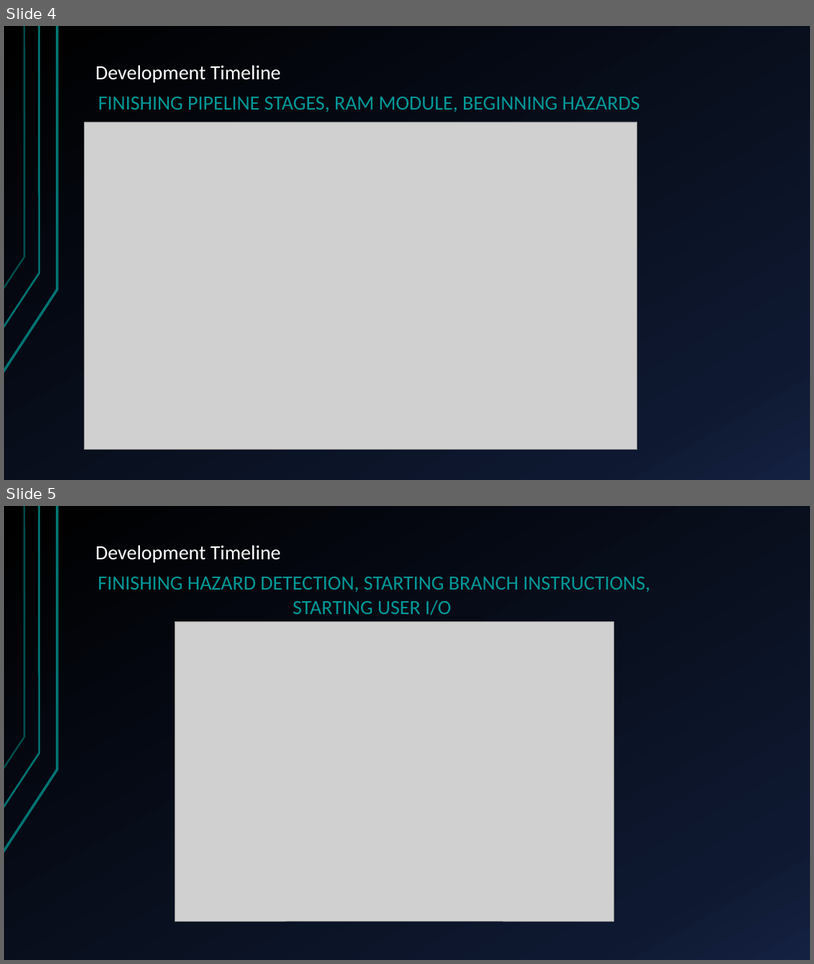
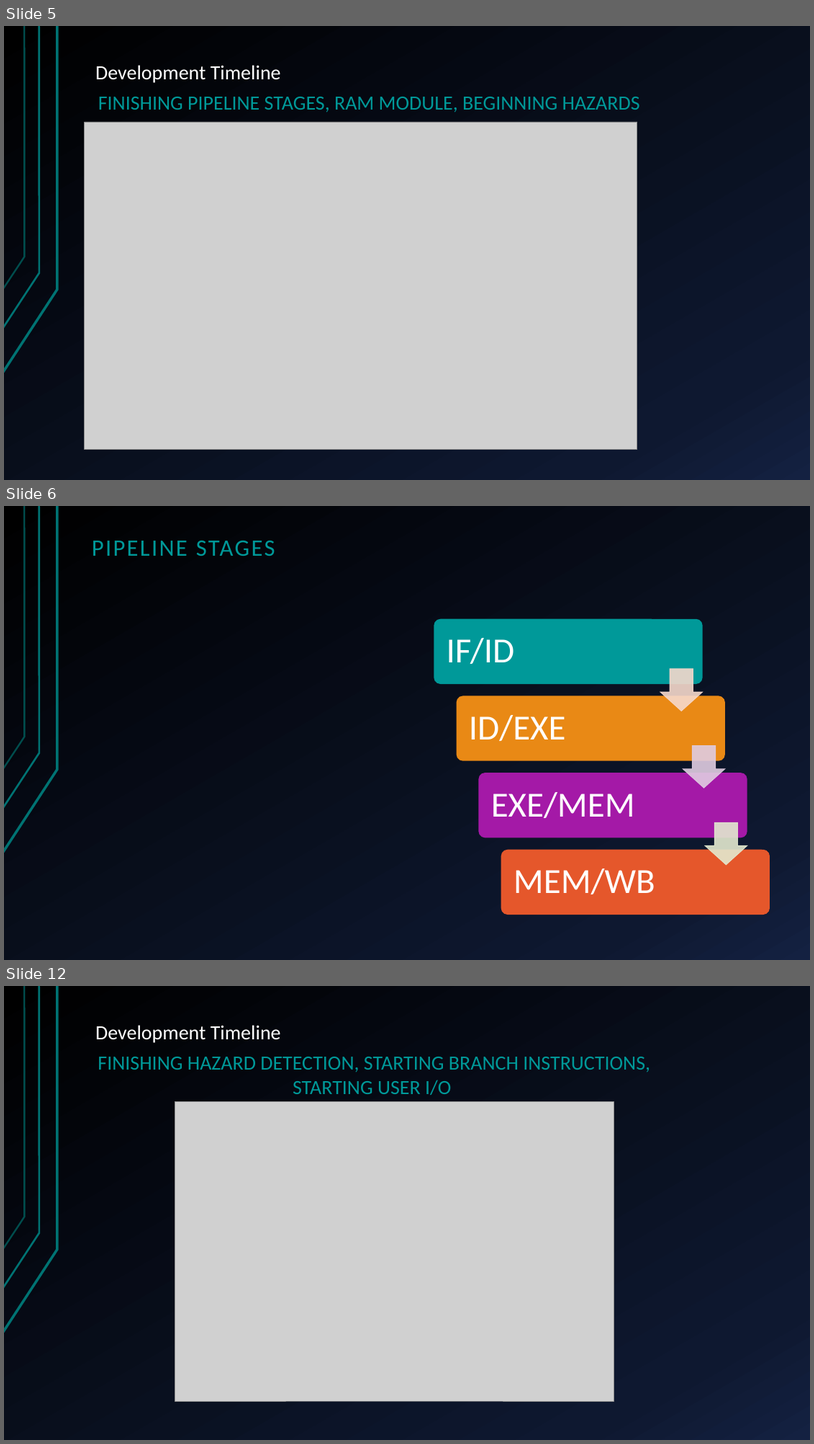
Before and after one commit to HansSanitizer/CENG-450-Project, a slide deck: Documentation/Long-Mann 16-Bit RISC Processor.pptx. Shown one above the other, each under a label of ours: slides 4 and 5 before the commit, slides 5, 6 and 12 after it; the slides between them are not shown. The pictures are 814x964 and 814x1444 pixels, drawn with LibreOffice and Linux fonts; fonts in the diff are those of the drawing; grey boxes stand for pictures. Boxes give left, top, right and bottom in pixels: in the first picture for what was removed or moved away, otherwise in the second. Text is boxed around its words. In the diff, an @@ line names an element or a change of style, - is before the commit and + after.

```diff
--- a/Documentation/Long-Mann 16-Bit RISC Processor.pptx
+++ b/Documentation/Long-Mann 16-Bit RISC Processor.pptx
@@ slide 6 added at (x1=4, y1=506, x2=810, y2=960), background gradient #000000 to #0F1931 to #142242; not listed: 3 template elements that a slide beside it also shows @@
@@ title added at (x1=92, y1=541, x2=275, y2=556), 28 pt, text #009999 @@
+PIPELINE STAGES
@@ group added at (x1=434, y1=619, x2=770, y2=914): 4 rounded rectangles, 4 texts, 3 down arrows @@
+IF/ID
+ID/EXE
+EXE/MEM
+MEM/WB
@@ what was slide 4 is now slide 5 @@
@@ what was slide 5 is now slide 12 @@
```
Also in this commit, not shown: 1 slide changed, 7 other slides added, 2 slides removed.
